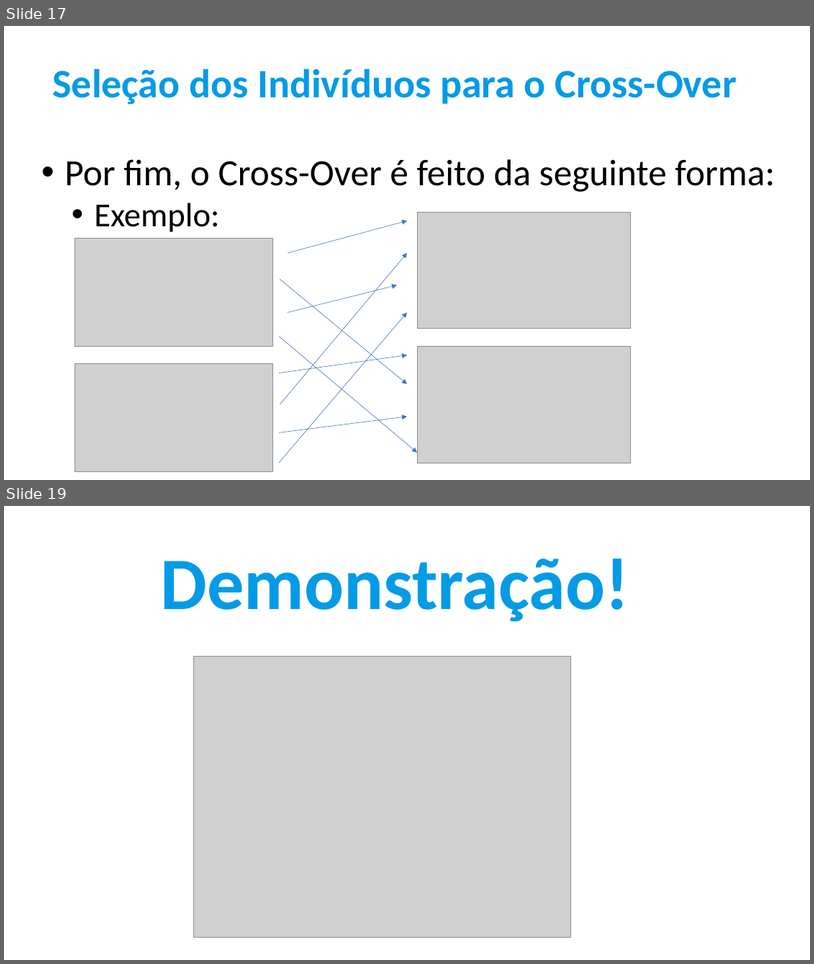
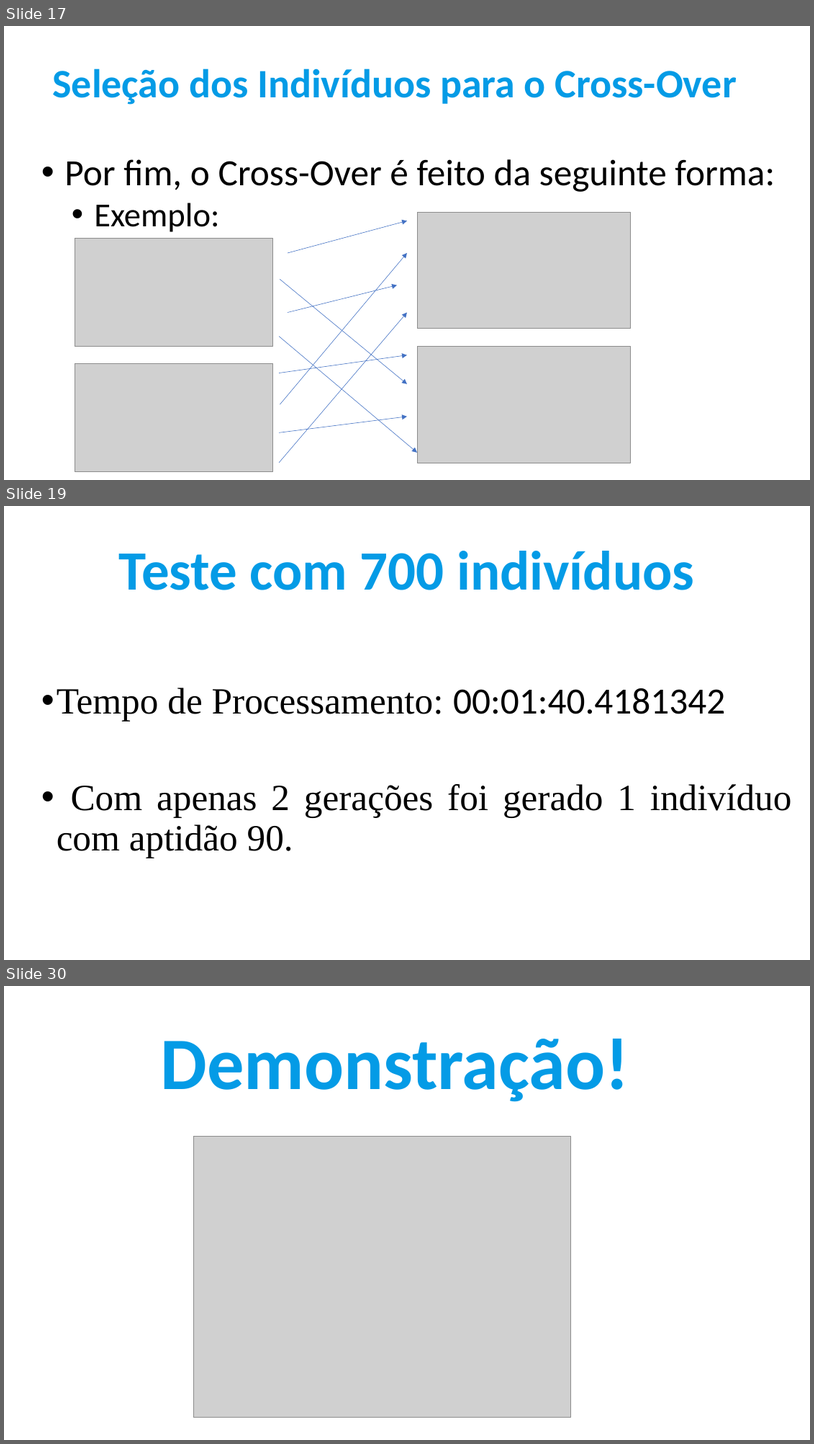
Before and after one commit to IgorSantos1996/GeneticAlgorithms, a slide deck: Apresentação.pptx. Shown one above the other, each under a label of ours: slides 17 and 19 before the commit, slides 17, 19 and 30 after it; the slides between them are not shown. The pictures are 814x964 and 814x1444 pixels, drawn with LibreOffice and Linux fonts; fonts in the diff are those of the drawing; grey boxes stand for pictures. Boxes give left, top, right and bottom in pixels: in the first picture for what was removed or moved away, otherwise in the second. Text is boxed around its words. In the diff, an @@ line names an element or a change of style, - is before the commit and + after.

```diff
--- a/Apresentação.pptx
+++ b/Apresentação.pptx
@@ slide 19 added at (4,506,810,960), background #FFFFFF @@
@@ text added at (119,551,694,590), 66 pt, text #049BE6, bold @@
+Teste com 700 indivíduos
@@ text added at (57,687,792,857), 44 pt, text #000000 @@
+• Tempo de Processamento: 00:01:40.4181342
+• Com apenas 2 gerações foi gerado 1 indivíduo com aptidão 90.
@@ what was slide 19 is now slide 30 @@
```
Also in this commit, not shown: 1 slide changed, 11 other slides added.
